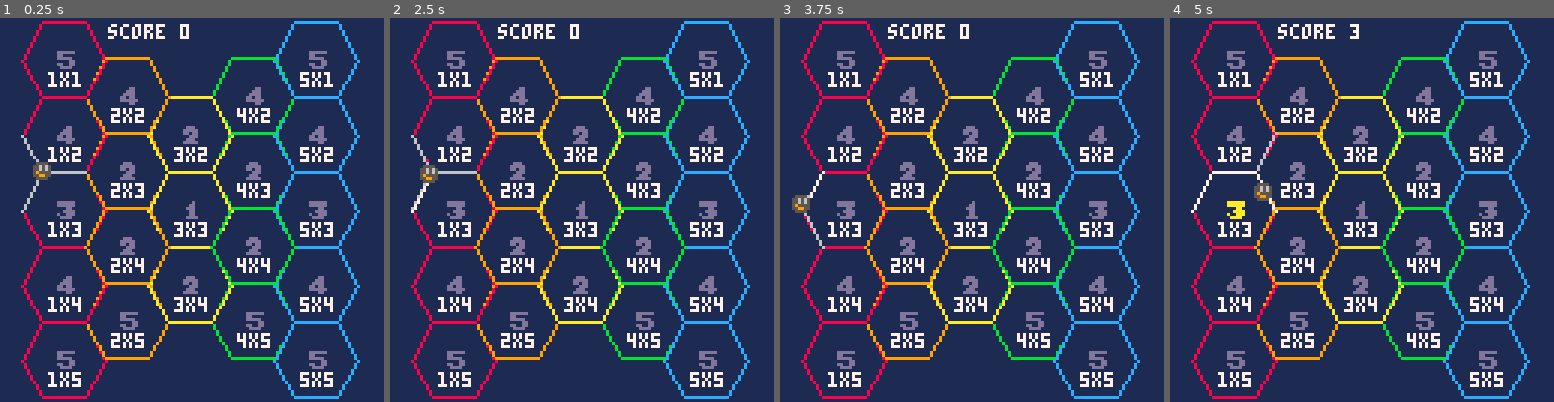
Above: before the commit, frames 1-4 (left to right).
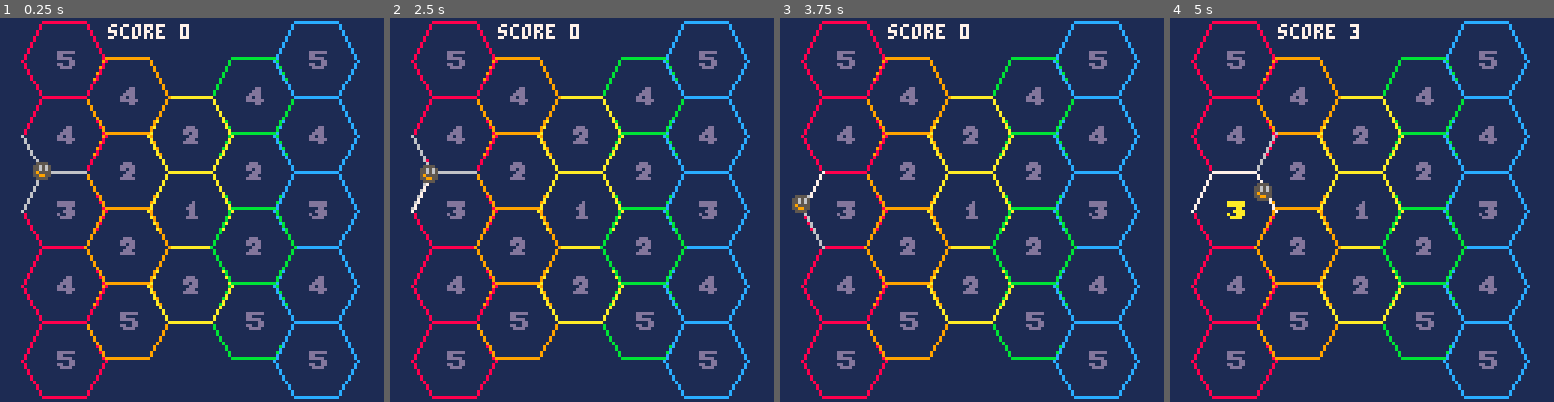
Above: after the commit, the same moments.

Repository: broquaint/pico8-carts
Game: PICO-8 cartridge eggjam202202.p8
The game is run twice, just before and just after one commit, with the same random seed, the same clock (stepped at 60 frames per second) and the same inputs.
Inputs:
- Up to frame 1 (0.25 s): no input
- Up to frame 2 (2.5 s): tap O (Z key) at 0.33, 0.7, 1.43, 2.22 s; tap X (X key) at 1.07, 2.07, 2.4 s; hold Left 1.97-2.37 s; hold Down from 2.42 s (still down)
- Up to frame 3 (3.75 s): tap X (X key) every 0.33 s from 2.73 to 3.73 s; release Down at 2.82 s; hold Right 2.87-3.53 s; tap O (Z key) at 3.1 s; hold Up from 3.58 s (still down)
- Up to frame 4 (5 s): tap O (Z key) at 3.98, 4.87 s; tap X (X key) at 4.07, 4.4, 4.73 s; release Up at 4.08 s; hold Right 4.13-4.53 s; hold Down from 4.58 s (still down)

The runs differ from the first frame. In frame 1, 3.7% of the frame differs, in the area x 12-87%, y 14-97%; in frame 2, 3.7%; in frame 3, 3.7%; in frame 4, 3.7%.

Commit message:
Start of eggjam16
Barely even a thing.

Diff:
--- /dev/null
+++ b/animation.lua
@@ -0,0 +1,42 @@
+
+function wait(n)
+   for _ = 1,n do yield() end
+end
+
+function delay(f, n)
+   animate(function() wait(n) f() end)
+end
+
+function animate(f)
+   animate_obj({}, f)
+end
+
+function animate_obj(obj, animation)
+   obj.co = cocreate(function()
+         obj.animating = true
+         animation(obj)
+         obj.animating = false
+         if(obj.cb) obj.cb(obj)
+   end)
+   coresume(obj.co)
+   add(g_anims, obj)
+end
+
+function easein(t)
+   return t*t
+end
+function easeoutquad(t)
+  t-=1
+  return 1-t*t
+end
+function lerp(a,b,t)
+   return a+(b-a)*t
+end
+
+function animate_move(obj)
+   for f = 1, obj.frames do
+      if(obj.crashed or obj.collected) return
+      obj.y = lerp(obj.from, obj.to, easein(f/obj.frames))
+      yield()
+   end
+end
--- /dev/null
+++ b/eggjam16.p8
@@ -0,0 +1,105 @@
+pico-8 cartridge // http://www.pico-8.com
+version 39
+__lua__
+-- eggjam16
+-- by broquaint
+
+#include utils.lua
+#include animation.lua
+
+g_anims = {}
+frame_count = 0
+depth_count = 0
+player = make_obj({ x = 32, y = 12, sprite = 1 })
+obstacles = {}
+
+function _init()
+   camera()
+end
+
+function run_animations()
+   for obj in all(g_anims) do
+      if costatus(obj.co) != 'dead' then
+         coresume(obj.co)
+      else
+         del(g_anims, obj)
+      end
+   end
+end
+
+rock_frequency = {1, 2, 3, 4}
+
+function rand_tile_x()
+   local x = randx(127)
+   return x - (x % 8)
+end
+
+function _update()
+   frame_count += 1
+   if frame_count % 30 == 0 then
+      depth_count += 1
+   end
+
+   run_animations()
+
+   if btn(b_right) then
+      local next_x = player.x + 1
+      player.x = next_x < 120 and next_x or player.x
+   end
+   if btn(b_left) then
+      local next_x = player.x - 1
+      player.x = next_x > 0 and next_x or player.x
+   end
+
+   if #obstacles == 0 then
+      local rock_count = deli(rock_frequency, 1)
+      for n = 1, rock_count do
+         local rock = make_obj({
+               x = rand_tile_x(x),
+               y = 128 + 8 * n,
+               sprite = 16
+         })
+         add(obstacles, rock)
+      end
+   end
+
+   for obstacle in all(obstacles) do
+      obstacle.y = obstacle.y - 1.5
+   end
+
+   for idx,obstacle in pairs(obstacles) do
+      if obstacle.y < -8 then
+         deli(obstacles, idx)
+      end
+   end
+end
+
+function _draw()
+   cls(black)
+
+   print(depth_count .. 'M', 1, 1, white)
+   -- print('cool', 16, 16, frame_count % 16)
+   spr(player.sprite, player.x, player.y)
+
+   for obstacle in all(obstacles) do
+      spr(obstacle.sprite, obstacle.x, obstacle.y)
+   end
+end
+…(18 lines of a section not shown)…
--- a/eggjam202202.p8
+++ b/eggjam202202.p8
@@ -329,7 +329,7 @@
 function _draw()
    cls(navy)
    for id, hexagon in pairs(g_hex_grid) do
-      print(hexagon.id, hexagon.lines[1].x1 + 9, hexagon.lines[1].y1 + 4, white)
+      --print(hexagon.id, hexagon.lines[1].x1 + 9, hexagon.lines[1].y1 + 4, white)
       spr(1 + hexagon.score, hexagon.lines[1].x1 + 11, hexagon.lines[1].y1 - 4)
       for hl in all(hexagon.lines) do
          line(hl.x1, hl.y1, hl.x2, hl.y2, white + hexagon.column)
--- a/utils.lua
+++ b/utils.lua
@@ -2,7 +2,7 @@
 -- UTILITY functions and constants --
 ----------------------
 
-IS_DEV_BUILD = false
+IS_DEV_BUILD = true
 
 -- Brain won't map colours to numbers so get computer to do it
 black    = 0 navy     = 1 magenta  = 2 green    = 3
@@ -24,6 +24,15 @@
 
 if DEBUG then
    printh("-- Started at " .. t())
+end
+
+function make_obj(attr)
+   return merge({
+      x = nil, y = nil,
+      from = nil, to = nil,
+      frames = nil,
+      animating = false,
+      }, attr)
 end
 
 function dumper(...)
Not shown, changed: 17 lines of the sprite sheet (__gfx__) section of eggjam16.p8
